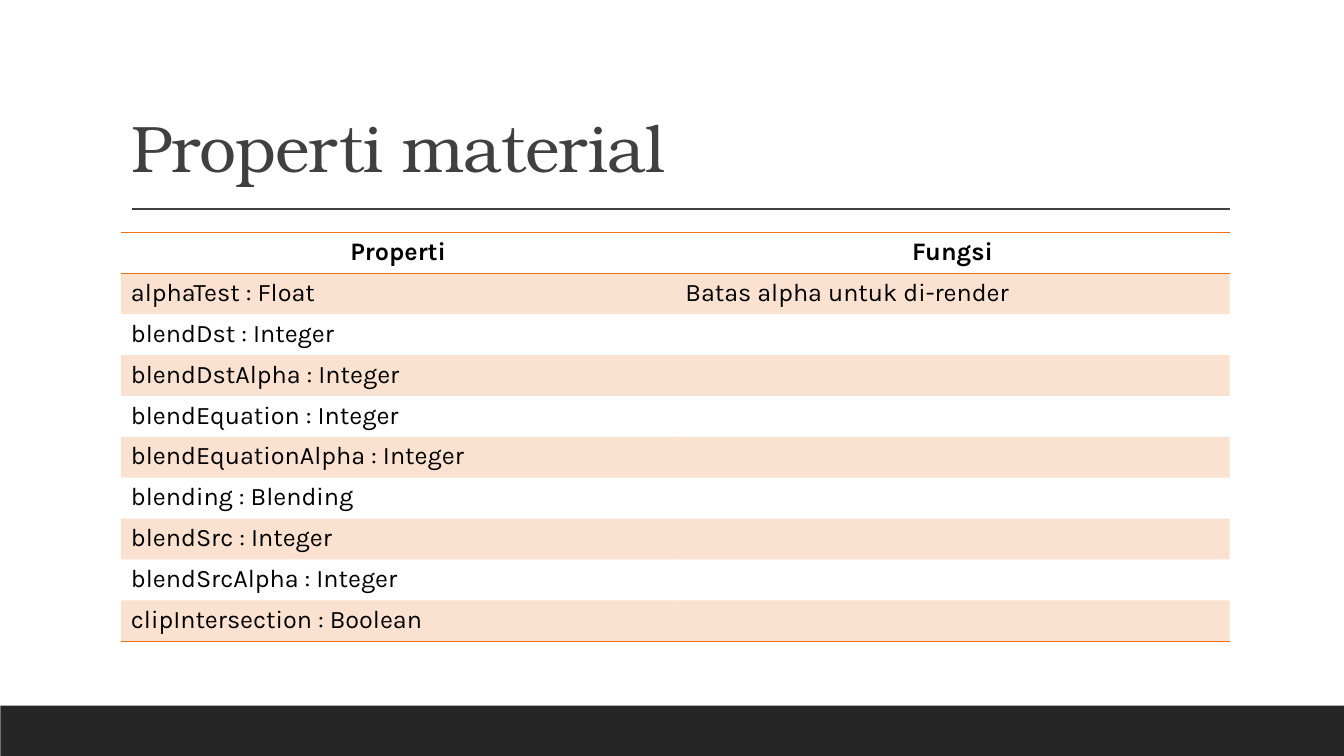
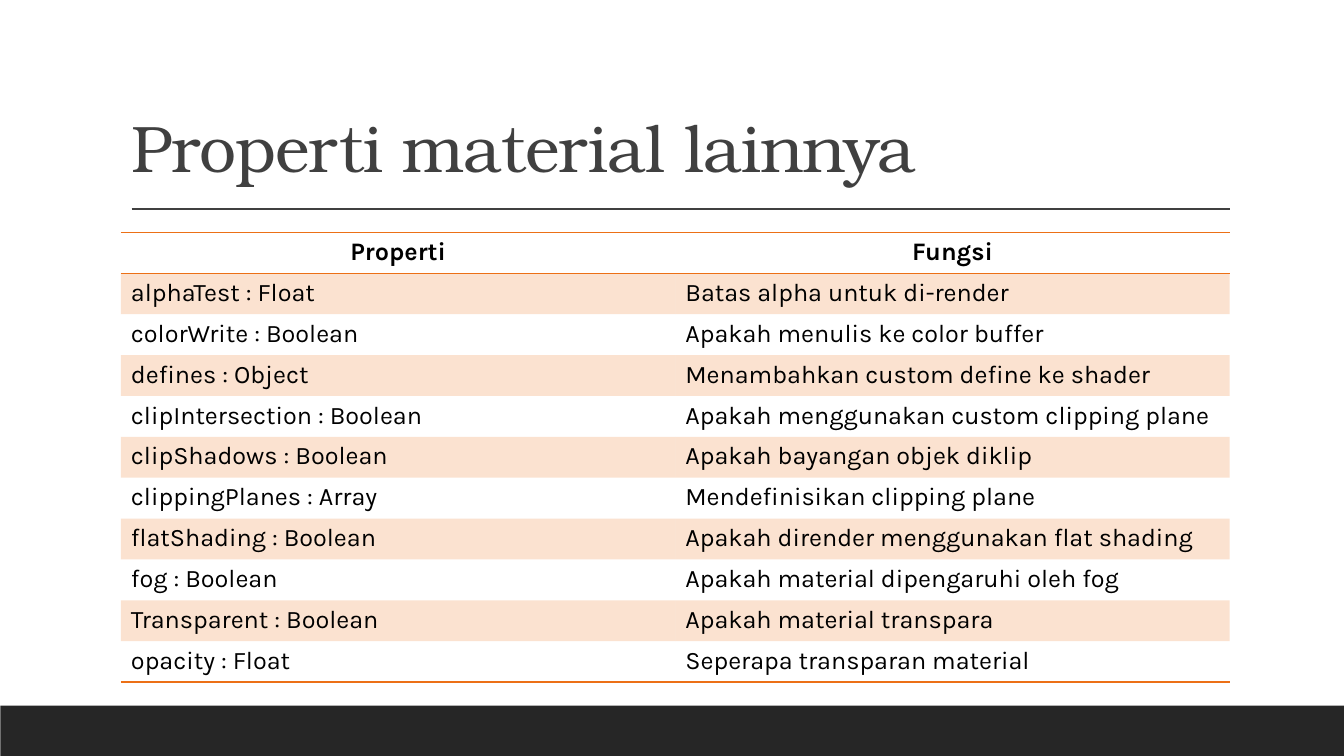
Before and after one commit to grafkom-2020/presentasi-threejs-grafkom-gang, a slide deck: slide 10 of documents/MATERIAL.pptx. Drawn at 1344x756 pixels with LibreOffice and Linux fonts; fonts in the diff are those of the drawing. Boxes give left, top, right and bottom in pixels: in the first picture for what was removed or moved away, otherwise in the second. Text is boxed around its words. In the diff, an @@ line names an element or a change of style, - is before the commit and + after.

Commit message:
more material properties

```diff
--- a/documents/MATERIAL.pptx
+++ b/documents/MATERIAL.pptx
@@ title at (131, 125, 916, 188): text changed @@
-Properti material
+Properti material lainnya
@@ table at (121, 233, 1230, 683) @@
-row 3: blendDst : Integer | 
-row 4: blendDstAlpha : Integer | 
-row 5: blendEquation : Integer | 
-row 6: blendEquationAlpha : Integer | 
-row 7: blending : Blending | 
-row 8: blendSrc : Integer | 
-row 9: blendSrcAlpha : Integer | 
-row 10: clipIntersection : Boolean | 
+row 3: colorWrite : Boolean | Apakah menulis ke color buffer
+row 4: defines : Object | Menambahkan custom define ke shader
+row 5: clipIntersection : Boolean | Apakah menggunakan custom clipping plane
+row 6: clipShadows : Boolean | Apakah bayangan objek diklip
+row 7: clippingPlanes : Array | Mendefinisikan clipping plane
+row 8: flatShading : Boolean | Apakah dirender menggunakan flat shading
+row 9: fog : Boolean | Apakah material dipengaruhi oleh fog
+row 10: Transparent : Boolean | Apakah material transpara
+row 11: opacity : Float | Seperapa transparan material
```
Also in this commit, not shown: 2 slides removed.
